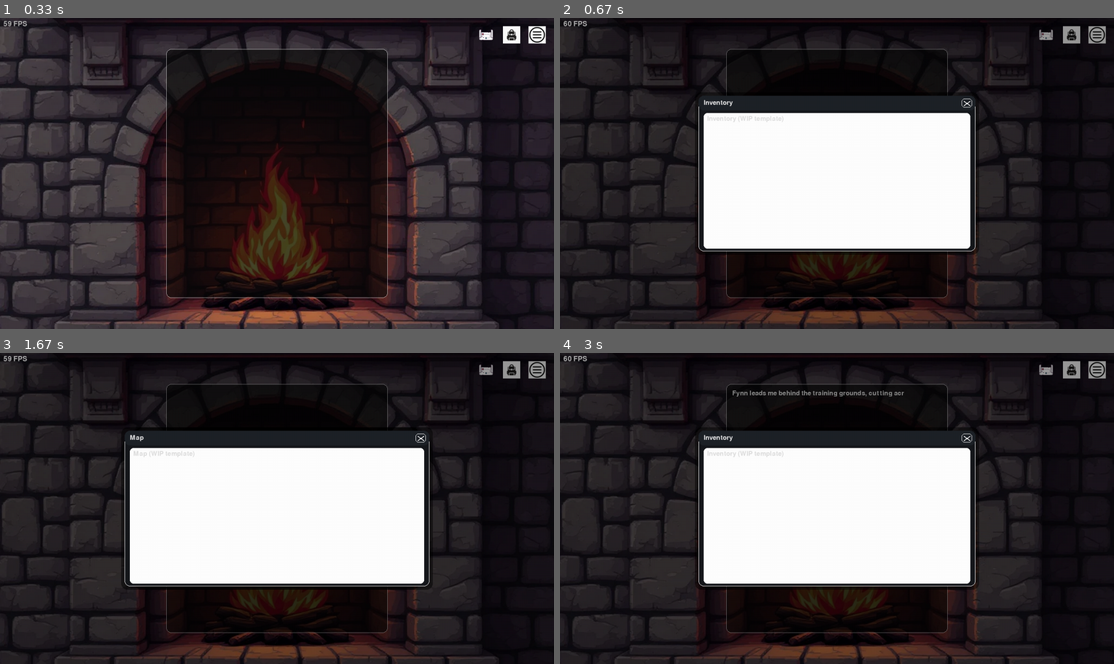
Above: before the commit, frames 1-4 (two rows, left to right).
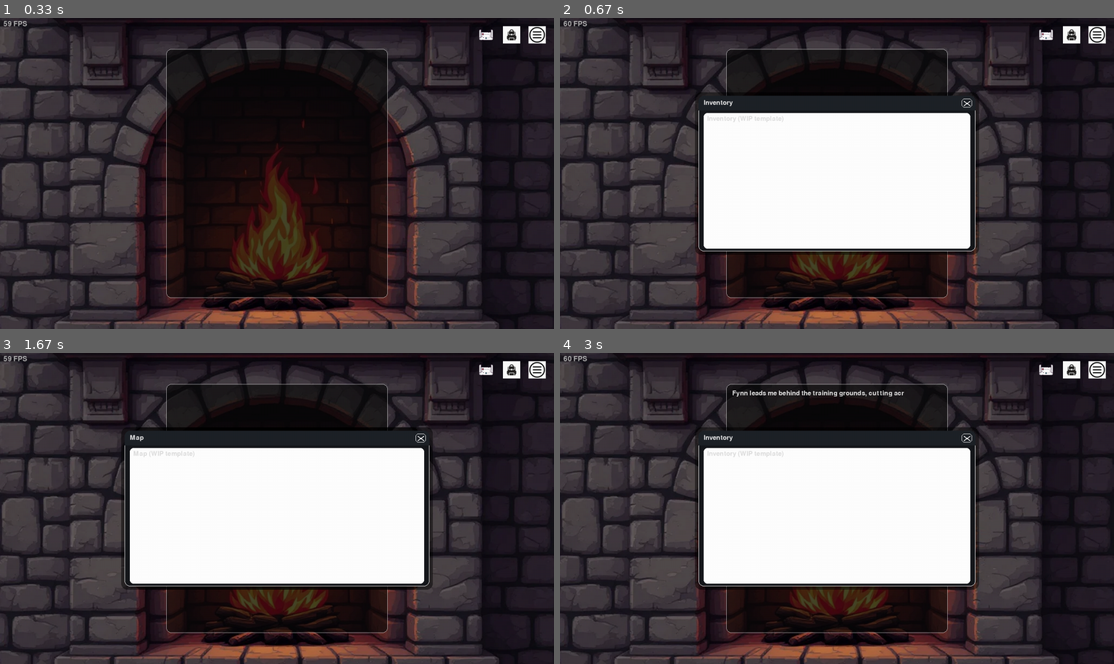
Above: after the commit, the same moments.

Repository: jhoangnguyen/solid
Game: pygame game, started from run.py
Same seed, same stepped clock (60 frames per second), same inputs: the game is played once before the commit and once after it.
Inputs (mouse positions are in pixels of both pictures, inside the frame that each line leads up to):
- Up to frame 1 (0.33 s): no input
- Up to frame 2 (0.67 s): press the mouse at (1069, 33) at 0.37 s; move the mouse to (864, 139) at 0.47 s; release the mouse at (665, 245) at 0.6 s
- Up to frame 3 (1.67 s): press the mouse at (487, 368) at 0.7 s; move the mouse to (326, 384) at 0.8 s; release the mouse at (166, 396) at 0.93 s; press the mouse at (487, 368) at 1.03 s; move the mouse to (415, 433) at 1.13 s; release the mouse at (343, 499) at 1.27 s; press the mouse at (487, 368) at 1.37 s; move the mouse to (421, 405) at 1.47 s; release the mouse at (354, 440) at 1.6 s
- Up to frame 4 (3 s): press the mouse at (981, 436) at 1.7 s; move the mouse to (853, 424) at 1.8 s; release the mouse at (731, 415) at 1.93 s; press the mouse at (981, 436) at 2.03 s; move the mouse to (958, 430) at 2.13 s; release the mouse at (936, 421) at 2.27 s; press the mouse at (1047, 368) at 2.37 s; move the mouse to (881, 408) at 2.47 s; release the mouse at (715, 449) at 2.6 s; press the mouse at (1047, 368) at 2.7 s; move the mouse to (914, 433) at 2.8 s; release the mouse at (781, 496) at 2.93 s

Frame 1 is identical in both runs. In frame 2, 24% of the frame differs, in the area x 0-99%, y 2-100%; in frame 3, 22%; in frame 4, 24%.

Commit message:
More window configurations, only settings window dims, and is locked in place

Diff:
--- a/engine/app.py
+++ b/engine/app.py
@@ -349,6 +349,7 @@
             title="Inventory",
             theme=self.theme,
             content_draw=self._draw_inventory_content,
+            dims_backdrop=False,
         )
 
     def _draw_inventory_content(self, surface: pygame.Surface, rect: pygame.Rect) -> None:
@@ -388,6 +389,7 @@
             title="Map",
             theme=self.theme,
             content_draw=self._draw_map_content,
+            dims_backdrop=False,
         )
 
     def _draw_map_content(self, surface: pygame.Surface, rect: pygame.Rect) -> None:
@@ -408,6 +410,9 @@
             theme=self.theme,
             content_draw=self._draw_settings_content,
             draggable=False, # Locked in place
+            keep_centered=True, # Stay centered forever
+            center_x=True,      # Center both axes
+            center_y=True,
         )
 
     def _draw_settings_content(self, surface: pygame.Surface, rect: pygame.Rect) -> None:
--- a/engine/ui/widgets/window_panel.py
+++ b/engine/ui/widgets/window_panel.py
@@ -43,6 +43,14 @@
         content_draw: Optional[Callable[[pygame.Surface, pygame.Rect], None]] = None,
         style: Optional[WindowStyle] = None,
         draggable: bool = True,
+        keep_centered: bool = False,
+        center_x: bool = True,
+        center_y: bool = True,
+        resizable: bool = True,
+        min_width: int = 180,
+        min_height: int = 120,
+        resize_border: int = 6, # Pixel thickness of the interactive edge zone
+        dims_backdrop: bool = True,
     ):
         self.id = id
         self.rect = rect.copy()
@@ -50,9 +58,29 @@
         self.theme = theme
         self.style = style or WindowStyle()
         self.content_draw = content_draw
+
         self.draggable = draggable
-
+        self.keep_centered = keep_centered
+        self.center_x = center_x
+        self.center_y = center_y
+
+        self.resizable = resizable
+        self.min_width = max(1, min_width)
+        self.min_height = max(1, min_height)
+        self.resize_border = max(2, resize_border)
         self.visible = True
+
+        self.dims_backdrop = dims_backdrop
+
+        # Resize state
+        self._resizing = False
+        self._resize_edges = (False, False, False, False)  # (left, top, right, bottom)
+        self._resize_start_mouse = (0, 0)
+        self._resize_start_rect = self.rect.copy()
+
+        # Optional: track cursor to avoid thrashing set_cursor calls
+        self._cursor_shape = None
+
         self._dragging = False
         self._drag_dx = 0
         self._drag_dy = 0
@@ -68,37 +96,72 @@
         if not self.visible:
             return False
 
+        # --- Hover cursor when not dragging/resizing ---
+        if e.type == pygame.MOUSEMOTION and self.resizable and not self._dragging and not self._resizing:
+            edges = self._edge_hit_test(e.pos)
+            self._set_system_cursor(self._edge_cursor(edges))
+
         if e.type == pygame.KEYDOWN and e.key == pygame.K_ESCAPE:
             self.visible = False
             return True
 
         if e.type == pygame.MOUSEBUTTONDOWN and e.button == 1:
+            # 1) Close button takes priority
             if self._close_rect.collidepoint(e.pos):
                 self.visible = False
                 return True
+
+            # 2) Edge/corner resize (priority over drag)
+            if self.resizable:
+                edges = self._edge_hit_test(e.pos)
+                if any(edges):
+                    self._resizing = True
+                    self._resize_edges = edges
+                    self._resize_start_mouse = e.pos
+                    self._resize_start_rect = self.rect.copy()
+                    return True
+
+            # 3) Title-bar drag
             if self._title_rect().collidepoint(e.pos):
-                if self.draggable:
+                if self.draggable and not self.keep_centered:
                     self._dragging = True
                     mx, my = e.pos
                     self._drag_dx = mx - self.rect.x
                     self._drag_dy = my - self.rect.y
-                    return True
-
-        if e.type == pygame.MOUSEBUTTONUP and e.button == 1:
+                return True  # always consume title clicks
+
+            # 4) (optional) Clicks inside the window body should not fall through
+            if self.rect.collidepoint(e.pos):
+                return True
+
+        elif e.type == pygame.MOUSEBUTTONUP and e.button == 1:
             if self._dragging:
                 self._dragging = False
                 return True
-
-        if e.type == pygame.MOUSEMOTION and self._dragging:
-            mx, my = e.pos
-            self.rect.x = mx - self._drag_dx
-            self.rect.y = my - self._drag_dy
-            return True
+            if self._resizing:
+                self._resizing = False
+                self._set_system_cursor(None)
+                return True
+
+
+        elif e.type == pygame.MOUSEMOTION:
+            if self._dragging:
+                mx, my = e.pos
+                self.rect.x = mx - self._drag_dx
+                self.rect.y = my - self._drag_dy
+                return True
+            if self._resizing:
+                self._apply_resize(e.pos, pygame.display.get_surface().get_size())
+                return True
 
         return False
 
     # ----- draw -----
     def draw(self, surface: pygame.Surface) -> None:
+        if self.keep_centered:
+            sw, sh = surface.get_size()
+            self._recenter(sw, sh)
+
         if not self.visible:
             return
         st = self.style
@@ -119,7 +182,7 @@
         # Title bar
         trect = self._title_rect()
         pygame.draw.rect(
-            surface, st.title_bg_rgba, trect, border_radius=st.radius, border_top_left_radius=st.radius, border_top_right_radius=st.radius
+            surface, st.title_bg_rgba, trect, border_radius=st.radius, border_top_left_radius=st.radius, border_top_right_radius=st.radius, border_bottom_left_radius=0, border_bottom_right_radius=0,
         )
 
         # Title text
@@ -146,6 +209,15 @@
         if self.content_draw:
             self.content_draw(surface, content)
 
+    def set_keep_centered(self, keep: bool, *, center_x: Optional[bool] = None, center_y: Optional[bool] = None) -> None:
+        self.keep_centered = keep
+        if center_x is not None:
+            self.center_x = center_x
+        if center_y is not None:
+            self.center_y = center_y
+        if keep:
+            self._dragging = False
+
     # ----- helpers -----
     def _title_rect(self) -> pygame.Rect:
         return pygame.Rect(self.rect.x, self.rect.y, self.rect.w, self.style.title_h)
@@ -159,6 +231,85 @@
         pygame.draw.line(surface, (255, 255, 255), (x1, y1), (x2, y2), 2)
         pygame.draw.line(surface, (255, 255, 255), (x1, y2), (x2, y1), 2)
 
+    def _recenter(self, sw: int, sh: int) -> None:
+        # Center only on the requested axes
+        if self.center_x:
+            self.rect.x = (sw - self.rect.w) // 2
+        if self.center_y:
+            self.rect.y = (sh - self.rect.h) // 2
+
+    def _edge_hit_test(self, pos: tuple[int, int]) -> tuple[bool, bool, bool, bool]:
+        """Return which edges are active (L,T,R,B) for resizing at mouse pos."""
+        x, y = pos
+        r = self.rect
+        b = self.resize_border
+        on_left   = r.left <= x <= r.left + b
+        on_right  = r.right - b <= x <= r.right
+        on_top    = r.top <= y <= r.top + b
+        on_bottom = r.bottom - b <= y <= r.bottom
+        return (on_left, on_top, on_right, on_bottom)
+
+    def _edge_cursor(self, edges: tuple[bool, bool, bool, bool]):
+        """Map edges to a system cursor name if available."""
+        l, t, r, b = edges
+        # corners
+        if (l and t) or (r and b):
+            return "SIZENWSE"
+        if (r and t) or (l and b):
+            return "SIZENESW"
+        # sides
+        if l or r:
+            return "SIZEWE"
+        if t or b:
+            return "SIZENS"
+        return None
+
+    def _set_system_cursor(self, shape: Optional[str]) -> None:
+        """Best-effort system cursor switch; no-op if unsupported."""
+        if shape == self._cursor_shape:
+            return
+        try:
+            import pygame
+            if shape is None:
+                pygame.mouse.set_cursor(pygame.SYSTEM_CURSOR_ARROW)
+            else:
+                pygame.mouse.set_cursor(getattr(pygame, f"SYSTEM_CURSOR_{shape}"))
+            self._cursor_shape = shape
+        except Exception:
+            # Ignore on platforms/backends without system cursors
+            self._cursor_shape = None
+
+    def _apply_resize(self, mouse: tuple[int, int], screen_size: tuple[int, int]) -> None:
+        """Resize rect based on active edges and mouse delta, enforce min size + keep on-screen."""
+        mx, my = mouse
+        sw, sh = screen_size
+        l, t, r, b = self._resize_edges
+        start = self._resize_start_rect
+        sx, sy = self._resize_start_mouse
+        dx, dy = mx - sx, my - sy
+
+        new_left   = start.left
+        new_top    = start.top
+        new_right  = start.right
+        new_bottom = start.bottom
+
+        if l:
+            new_left = min(start.right - self.min_width, start.left + dx)
+        if r:
+            new_right = max(start.left + self.min_width, start.right + dx)
+        if t:
+            new_top = min(start.bottom - self.min_height, start.top + dy)
+        if b:
+            new_bottom = max(start.top + self.min_height, start.bottom + dy)
+
+        # Clamp to screen bounds (optional but nice)
+        new_left   = max(0, new_left)
+        new_top    = max(0, new_top)
+        new_right  = min(sw, new_right)
+        new_bottom = min(sh, new_bottom)
+
+        # Write back
+        self.rect.update(new_left, new_top, new_right - new_left, new_bottom - new_top)
 
 class WindowManager:
     """
@@ -168,6 +319,24 @@
         self.theme = theme
         self._order: List[str] = []              # z-order (front = end)
         self._wins: Dict[str, ModalWindow] = {}
+        # Backdrop controls
+        self.dim_background: bool = True
+        self.background_rgba: tuple[int, int, int, int] = (0, 0, 0, 100)
+        self._dim_surface: Optional[pygame.Surface] = None
+        self._dim_size: tuple[int, int] = (0, 0)
+
+    def set_backdrop(self, enabled: bool, rgba: Optional[tuple[int, int, int, int]] = None) -> None:
+        """ Enable/disable global darkening; optionally change RGBA. """
+        self.dim_background = enabled
+        if rgba is not None:
+            self.background_rgba = rgba
+        self._dim_surface = None # Rebuild on next draw
+
+    def set_dims_backdrop(self, id: str, dims: bool) -> None:
+        """ Per-window override. """
+        w = self._wins.get(id)
+        if w:
+            w.dims_backdrop = dims
 
     def any_open(self) -> bool:
         return any(w.visible for w in self._wins.values())
@@ -221,10 +390,12 @@
     def draw(self, surface: pygame.Surface) -> None:
         if not self.any_open():
             return
-        # Dimmer behind windows
-        dim = pygame.Surface(surface.get_size(), pygame.SRCALPHA)
-        dim.fill((0, 0, 0, 100))
-        surface.blit(dim, (0, 0))
+
+        if not self.any_open():
+            return
+        # Optional dimmer behind windows
+        if self._should_dim_background():
+            self._draw_backdrop(surface=surface)
 
         # Back-to-front
         for wid in self._order:
@@ -239,3 +410,23 @@
             if w and w.visible and w.rect.collidepoint(pos):
                 return True
         return False
+
+    def set_keep_centered(self, id: str, keep: bool, *, center_x: Optional[bool] = None, center_y: Optional[bool] = None) -> None:
+        w = self._wins.get(id)
+        if not w:
+            return
+        w.set_keep_centered(keep, center_x=center_x, center_y=center_y)
+
+    def _should_dim_background(self) -> bool:
+        if not self.dim_background:
+            return False
+        # Dim only if at least one visible window requests dimming
+        return any(w.visible and getattr(w, "dims_backdrop", True) for w in self._wins.values())
+
+    def _draw_backdrop(self, surface: pygame.Surface) -> None:
+        size = surface.get_size()
+        if self._dim_surface is None or self._dim_size != size:
+            self._dim_surface = pygame.Surface(size, pygame.SRCALPHA)
+            self._dim_size = size
+        self._dim_surface.fill(self.background_rgba)
+        surface.blit(self._dim_surface, (0, 0))
